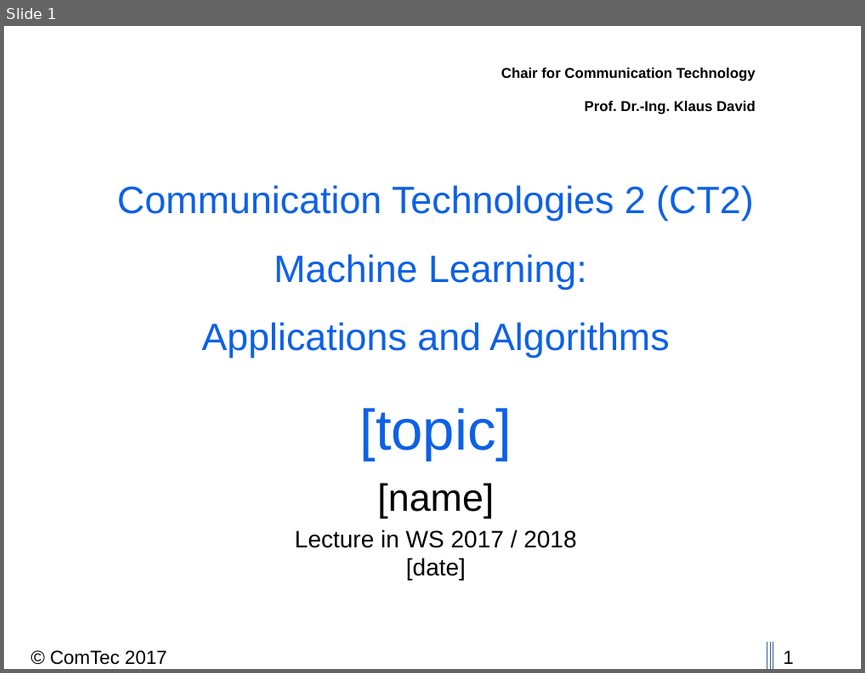
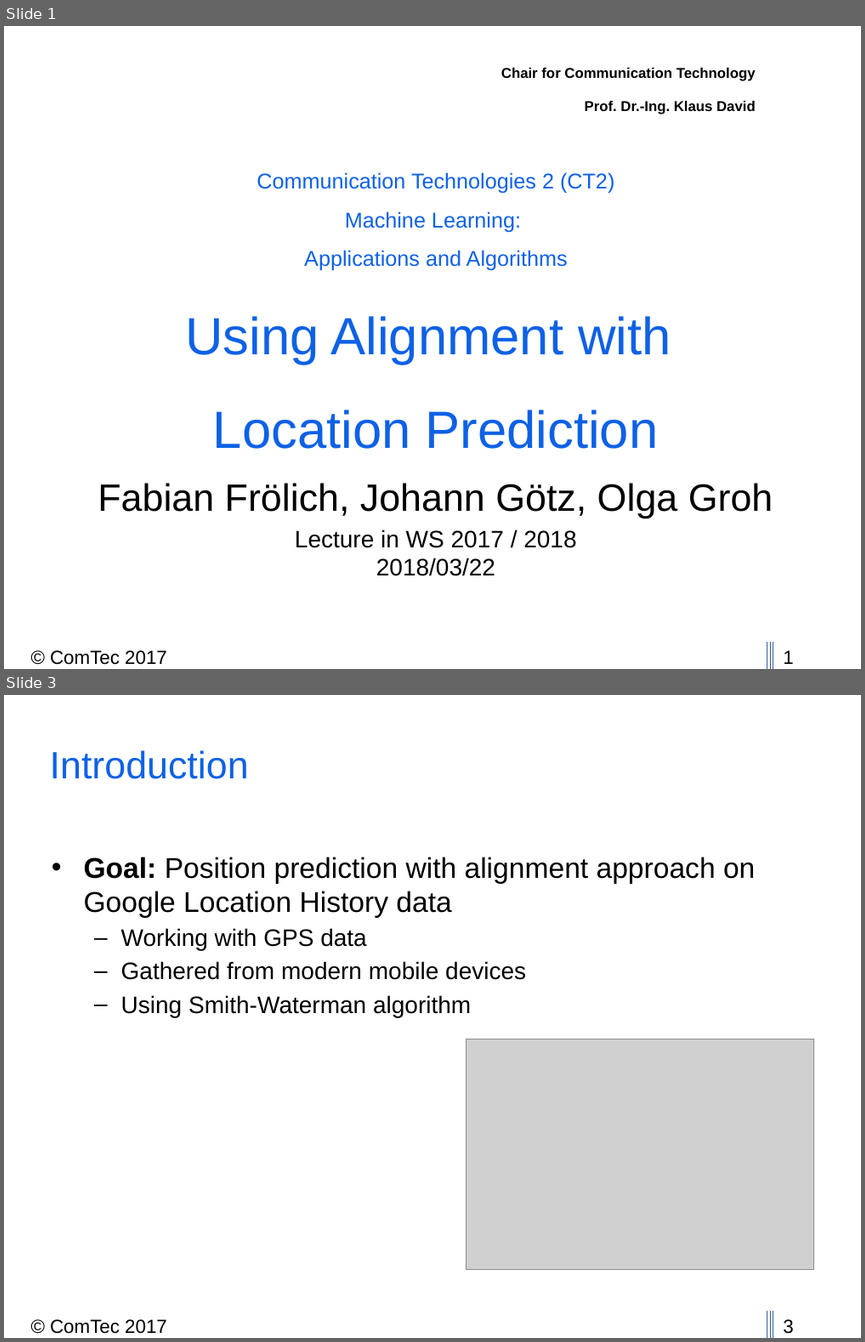
Before and after one commit to thedrayman/ct2-alignment, a slide deck: Presentation/CT2_2017_Alignment.pptx. Shown one above the other, each under a label of ours: slide 1 before the commit, slides 1 and 3 after it; the slides between them are not shown. The pictures are 865x673 and 865x1342 pixels, drawn with LibreOffice and Linux fonts; fonts in the diff are those of the drawing; grey boxes stand for pictures; background and template pictures are left out. Boxes give left, top, right and bottom in pixels: in the first picture for what was removed or moved away, otherwise in the second. Text is boxed around its words. In the diff, an @@ line names an element or a change of style, - is before the commit and + after.

```diff
--- a/Presentation/CT2_2017_Alignment.pptx
+++ b/Presentation/CT2_2017_Alignment.pptx
@@ slide 3 added at (4,695,861,1338), background #FFFFFF; not listed: 5 template elements that a slide beside it also shows @@
@@ title added at (50,750,249,779), 32 pt, text #0E61E6 @@
+Introduction
@@ text added at (84,857,755,1017), 20 pt, text #000000 @@
+• Goal: Position prediction with alignment approach on Google Location History data
+  – Working with GPS data
+  – Gathered from modern mobile devices
+  – Using Smith-Waterman algorithm
@@ picture added at (466,1038,814,1269) @@
@@ slide 1 changed as well @@
@@ title at (185,172,670,448): text changed; size 32 to 18 pt @@
-Communication Technologies 2 (CT2)
-Machine Learning:
-Applications and Algorithms
-[topic]
+Communication Technologies 2 (CT2)
+Machine Learning:
+Applications and Algorithms
+Using Alignment with
+Location Prediction
@@ subtitle at (98,482,773,576): text changed; size 20 to 32 pt @@
-[name]
-Lecture in WS 2017 / 2018
-[date]
+Fabian Frölich, Johann Götz, Olga Groh
+Lecture in WS 2017 / 2018
+2018/03/22
```
Also in this commit, not shown: 11 other slides added, 1 slide removed, 11 other files.
